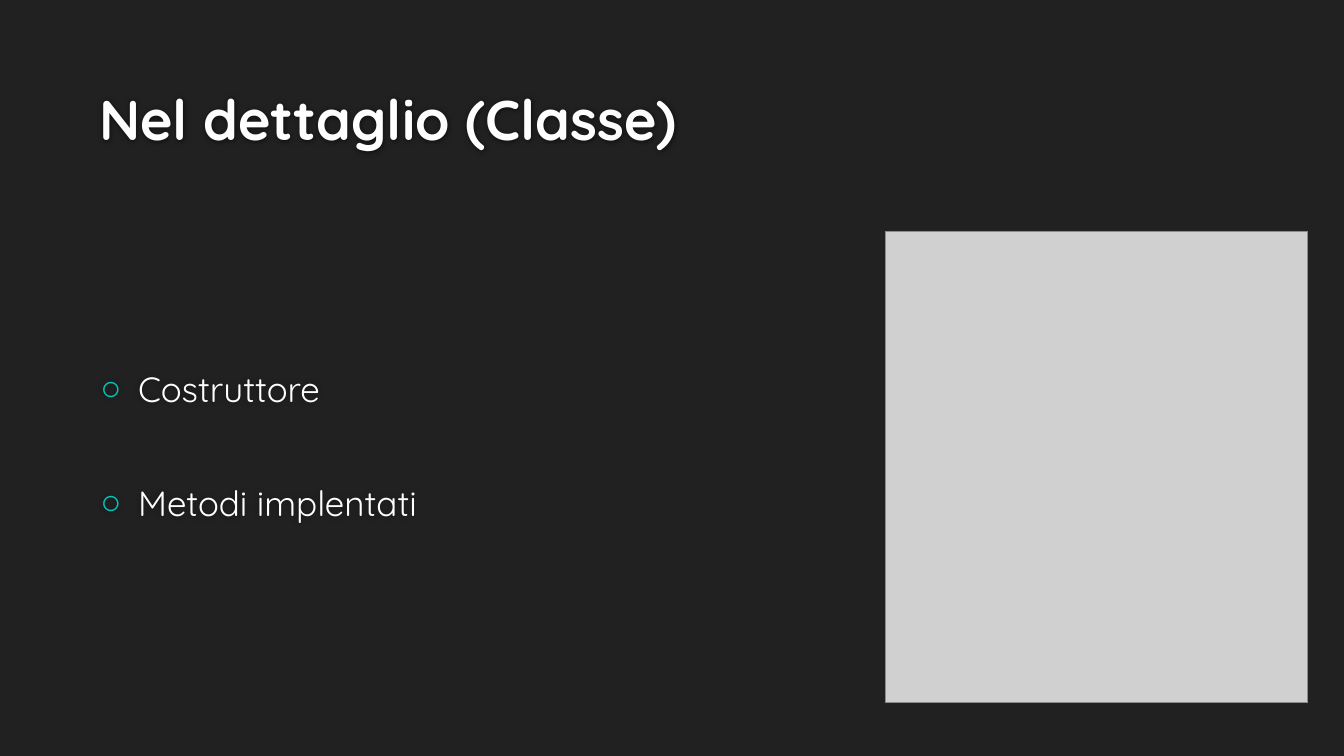
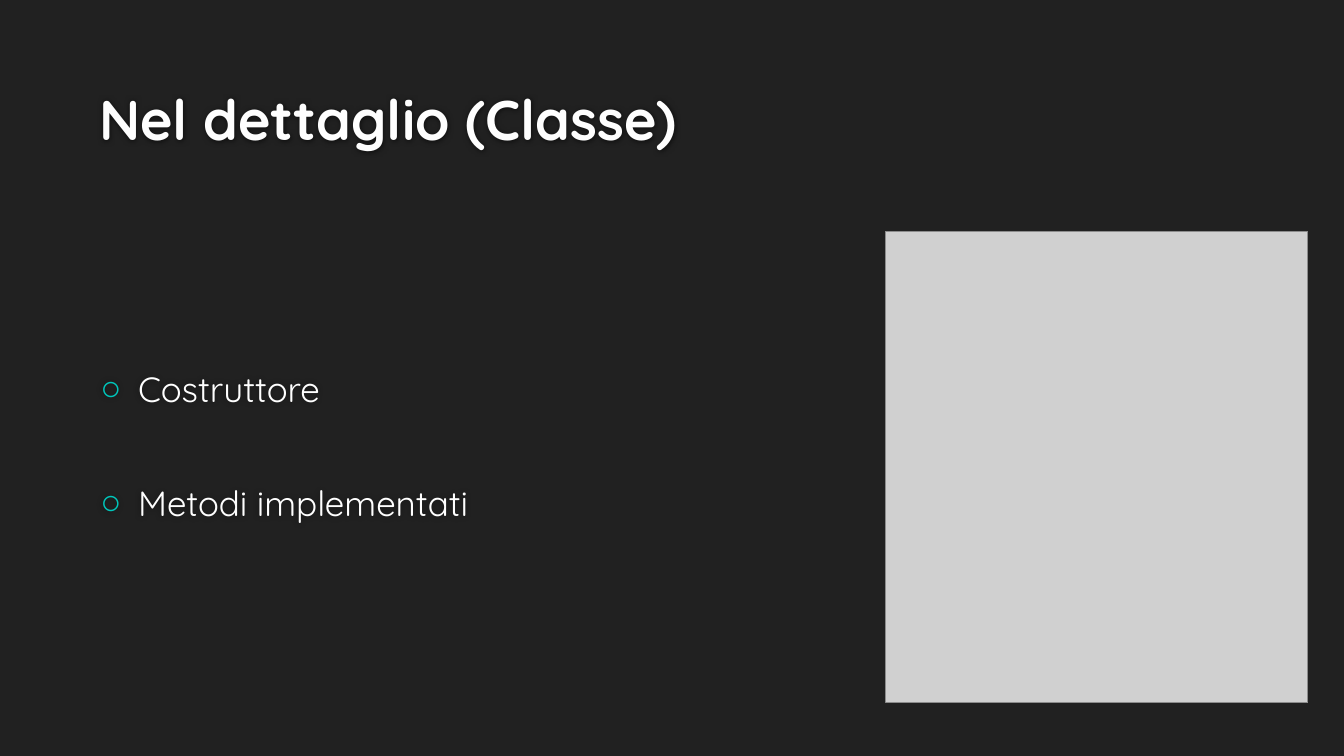
Before and after one commit to PaoloWeishaupt/Sistema-didattico-per-Arduino, a slide deck: slide 10 of Presentazione/Sistema didattico per arduino.pptx. Drawn at 1344x756 pixels with LibreOffice and Linux fonts; fonts in the diff are those of the drawing; grey boxes stand for pictures; background and template pictures are left out. Boxes give left, top, right and bottom in pixels: in the first picture for what was removed or moved away, otherwise in the second. Text is boxed around its words. In the diff, an @@ line names an element or a change of style, - is before the commit and + after.

```diff
--- a/Presentazione/Sistema didattico per arduino.pptx
+++ b/Presentazione/Sistema didattico per arduino.pptx
@@ text at [138,490,468,523]: text changed @@
-○ Metodi implentati
+○ Metodi implementati
```
Also in this commit, not shown: 1 other file.
